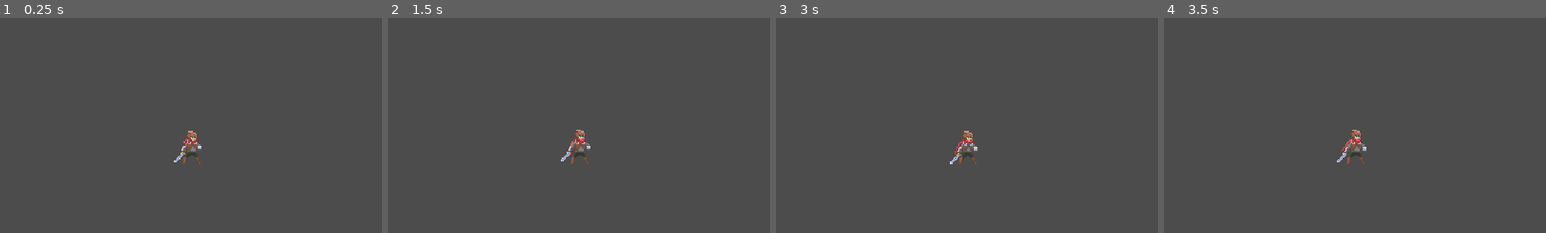
Above: before the commit, frames 1-4 (left to right).
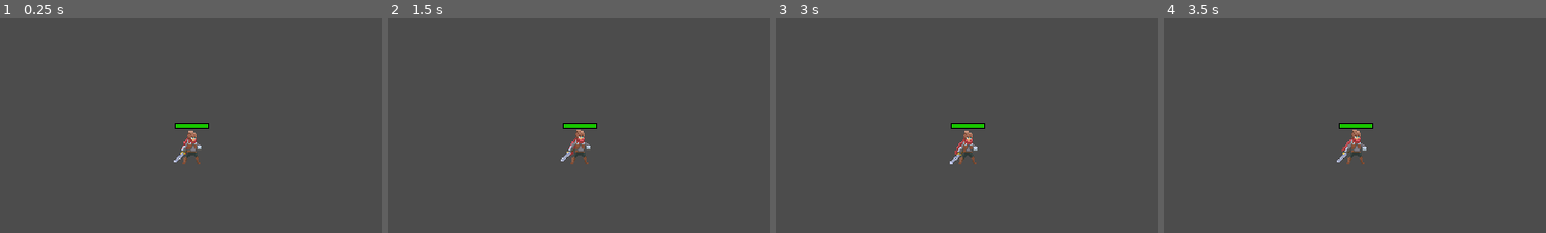
Above: after the commit, the same moments.

Repository: AaronCQL/PixiesPixel
Game: Godot game, scene res://Characters/Adventurer/Adventurer.tscn
Same seed, same stepped clock (60 frames per second), same inputs: the game is played once before the commit and once after it. This scene is started directly instead of the project's main scene.
Inputs:
- Up to frame 1 (0.25 s): no input
- Up to frame 2 (1.5 s): tap Enter at 0.5 s; hold Right (ui_right) from 0.53 s (still down); tap Space (ui_select) at 0.77 s
- Up to frame 3 (3 s): tap Space (ui_select) at 1.52, 2 s; release Right (ui_right) at 2.03 s; hold Left (ui_left) 2.03-2.78 s; hold Right (ui_right) from 2.78 s (still down)
- Up to frame 4 (3.5 s): keep holding Right (ui_right); tap Space (ui_select) at 3.02 s
The pictures show only the part of the screen within x 25-75%, y 21-71%; the shares and areas given below are measured in that part.

The runs differ from the first frame. In frame 1, 0.2% of the frame differs, in the area x 45-55%, y 48-52%; in frame 2, 0.2%; in frame 3, 0.2%; in frame 4, 0.2%.

Commit message:
Add correct representation of health bars

Diff:
--- a/Characters/Adventurer/Adventurer.gd
+++ b/Characters/Adventurer/Adventurer.gd
@@ -1,5 +1,9 @@
 extends KinematicBody2D
 
+signal health_updated(health)
+signal killed()
+
+const MAX_HEALTH = 100
 const RUN_SPEED = 100
 const SPRINT_SPEED = 150
 const FLOOR = Vector2(0, -1)
@@ -20,7 +24,7 @@
 var is_double_jumping : bool = false
 var is_attacking : bool = false
 var attack_combo : int = 0
-var health : int = 100
+var health : int = MAX_HEALTH
 
 var velocity : Vector2 = Vector2(0, 0)
 
@@ -158,11 +162,17 @@
 	is_attacking = false
 
 func take_damage(amount):
-	# Our player got hit
+	$DamageAnimation.current_animation = "damage"
 	if is_network_master():
-		health -= amount
-		print(health)
-		$DamageAnimation.current_animation = "damage"
-	# Out player got hit
-	else:
-		$DamageAnimation.current_animation = "damage"
+		set_health(health - amount)
+
+func set_health(value):
+	health = clamp(value, 0, MAX_HEALTH)
+	emit_signal("health_updated", health)
+	if health <= 0:
+		on_death()
+		emit_signal("killed")
+	print(health)
+
+func on_death():
+	pass
--- a/Characters/Adventurer/Adventurer.tscn
+++ b/Characters/Adventurer/Adventurer.tscn
@@ -1,9 +1,10 @@
-[gd_scene load_steps=18 format=2]
+[gd_scene load_steps=19 format=2]
 
 [ext_resource path="res://Characters/Adventurer/Adventurer.gd" type="Script" id=1]
 [ext_resource path="res://Characters/Adventurer/Sprites/adventurer-v1.5-Sheet.png" type="Texture" id=2]
-[ext_resource path="res://Characters/Adventurer/SwordHitBox.gd" type="Script" id=3]
-[ext_resource path="res://Characters/Adventurer/PlayerHitBox.gd" type="Script" id=4]
+[ext_resource path="res://Characters/Adventurer/PlayerHitBox.gd" type="Script" id=3]
+[ext_resource path="res://Characters/Adventurer/HealthBar.tscn" type="PackedScene" id=4]
+[ext_resource path="res://Characters/Adventurer/HealthBar.gd" type="Script" id=5]
 
 [sub_resource type="RectangleShape2D" id=1]
 extents = Vector2( 7.04966, 12.3489 )
@@ -301,7 +302,6 @@
 [node name="SwordHitBox" type="Area2D" parent="Sprite"]
 collision_layer = 2
 collision_mask = 2
-script = ExtResource( 3 )
 
 [node name="CollisionShape2D" type="CollisionShape2D" parent="Sprite/SwordHitBox"]
 position = Vector2( 13, -3.321 )
@@ -340,5 +340,10 @@
 
 [node name="DamageAnimation" type="AnimationPlayer" parent="."]
 anims/damage = SubResource( 13 )
-[connection signal="area_entered" from="Sprite/SwordHitBox" to="Sprite/SwordHitBox" method="_on_SwordHitBox_area_entered"]
+
+[node name="HealthBar" parent="." instance=ExtResource( 4 )]
+position = Vector2( -14.2062, -16.5975 )
+script = ExtResource( 5 )
+[connection signal="health_updated" from="." to="HealthBar" method="_on_KinematicBody2D_health_updated"]
+[connection signal="area_entered" from="PlayerHitBox" to="PlayerHitBox" method="_on_PlayerHitBox_area_entered"]
 [connection signal="animation_finished" from="AnimationPlayer" to="." method="_on_AnimationPlayer_animation_finished"]
--- /dev/null
+++ b/Characters/Adventurer/HealthBar.gd
@@ -0,0 +1,11 @@
+extends Node2D
+
+puppet var repl_health : int = 100
+
+func _on_KinematicBody2D_health_updated(health):
+	$TextureProgress.value = health
+	rset("repl_health", health)
+
+func _process(delta):
+	if !is_network_master():
+		$TextureProgress.value = repl_health
--- /dev/null
+++ b/Characters/Adventurer/HealthBar.tscn
@@ -0,0 +1,19 @@
+[gd_scene load_steps=3 format=2]
+
+[ext_resource path="res://Characters/Adventurer/Sprites/Bars/Progress.png" type="Texture" id=1]
+[ext_resource path="res://Characters/Adventurer/Sprites/Bars/Border.png" type="Texture" id=2]
+
+[node name="HealthBar" type="Node2D"]
+scale = Vector2( 0.6, 0.6 )
+
+[node name="TextureProgress" type="TextureProgress" parent="."]
+margin_left = -0.0100549
+margin_top = 0.0165669
+margin_right = 47.9899
+margin_bottom = 8.01657
+value = 100.0
+texture_under = ExtResource( 1 )
+texture_over = ExtResource( 2 )
+texture_progress = ExtResource( 1 )
+tint_under = Color( 0.172549, 0.172549, 0.172549, 0.345098 )
+tint_progress = Color( 0.101961, 0.776471, 0, 1 )
--- a/Characters/Adventurer/PlayerHitBox.gd
+++ b/Characters/Adventurer/PlayerHitBox.gd
@@ -1,6 +1,16 @@
 extends Area2D
+
+var rng = RandomNumberGenerator.new()
 
 func take_damage(amount):
 	var root_node = get_node("../")
-	print("took " + str(amount) + " of damage")
 	root_node.take_damage(amount)
+
+func _on_PlayerHitBox_area_entered(area):
+	if area.name != "PlayerHitBox": 				 	# check is not other player bodies
+		if area != get_node("../Sprite/SwordHitBox"): 	# check is not own sword
+			var amount : int = rng.randi_range(1, 20)
+			take_damage(amount)
+
+func _ready():
+	rng.randomize()
--- a/Characters/Adventurer/SwordHitBox.gd
+++ b/Characters/Adventurer/SwordHitBox.gd
@@ -4,8 +4,9 @@
 
 func _on_SwordHitBox_area_entered(area):
 	if area != get_node("../../PlayerHitBox"):
-		var amount : int = rng.randi_range(12, 18)
-		area.take_damage(amount)
+		if area.name == "PlayerHitBox":
+			var amount : int = rng.randi_range(1, 20)
+			area.take_damage(amount)
 
 func _ready():
 	rng.randomize()
Not shown: 1 places in Characters/Adventurer/Adventurer.tscn that only renumber resources
Binary file added: Characters/Adventurer/Sprites/Bars/Border.png
Not shown, added: Characters/Adventurer/Sprites/Bars/Border.png.import
Binary file added: Characters/Adventurer/Sprites/Bars/Progress.png
Not shown, added: Characters/Adventurer/Sprites/Bars/Progress.png.import
